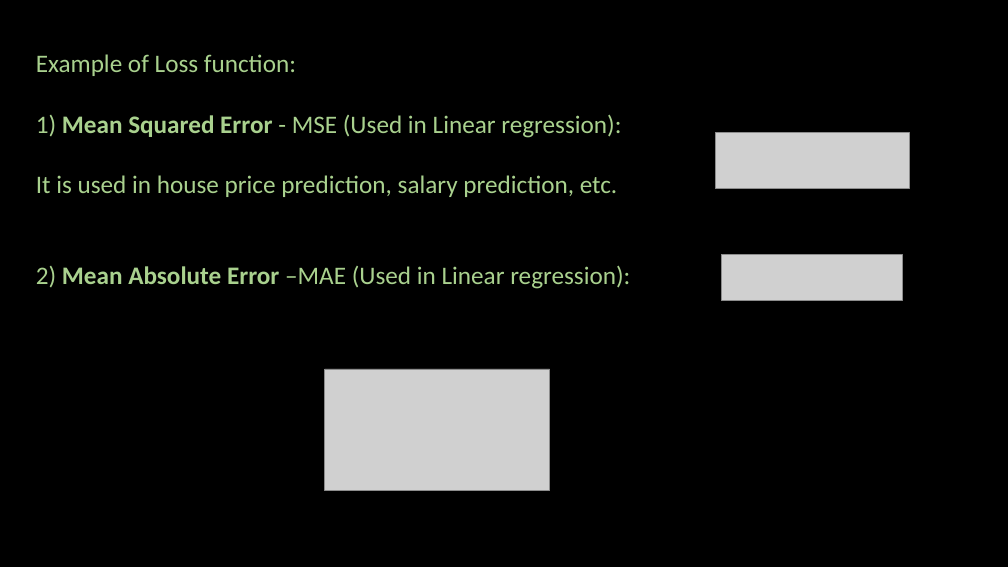
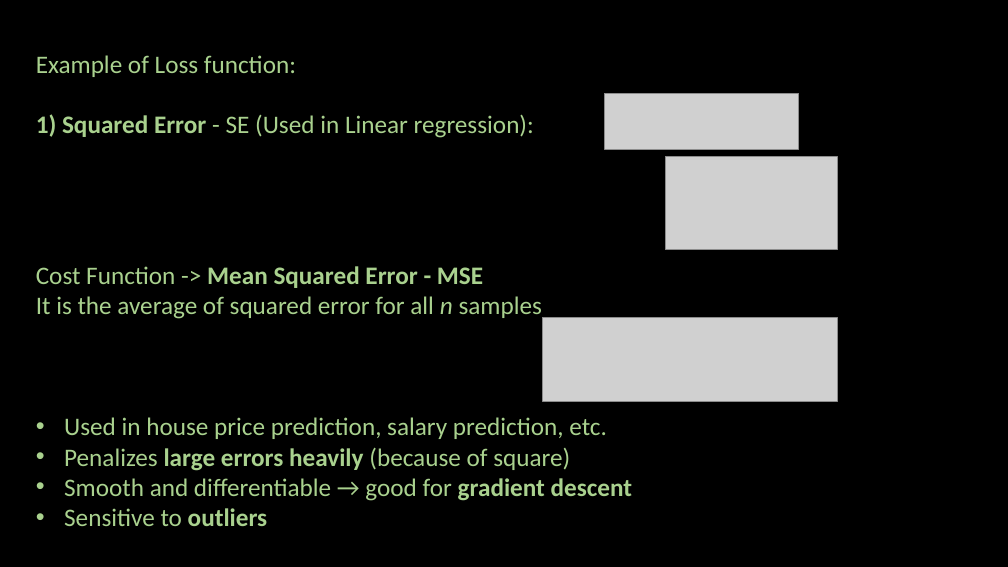
Before and after one commit to ash322ash422/youtube, a slide deck: slide 3 of tutorial_machine_learning/3_model_improvement_and_optimization/lossFunction-costFunction/loss-function-cost-function.pptx. Drawn at 1008x567 pixels with LibreOffice and Linux fonts; fonts in the diff are those of the drawing; grey boxes stand for pictures; background and template pictures are left out. Boxes give left, top, right and bottom in pixels: in the first picture for what was removed or moved away, otherwise in the second. Text is boxed around its words. In the diff, an @@ line names an element or a change of style, - is before the commit and + after.

```diff
--- a/tutorial_machine_learning/3_model_improvement_and_optimization/lossFunction-costFunction/loss-function-cost-function.pptx
+++ b/tutorial_machine_learning/3_model_improvement_and_optimization/lossFunction-costFunction/loss-function-cost-function.pptx
@@ text at box(36, 114, 632, 526): text changed @@
-1) Mean Squared Error - MSE (Used in Linear regression):
-It is used in house price prediction, salary prediction, etc.
-2) Mean Absolute Error –MAE (Used in Linear regression):
+1) Squared Error - SE (Used in Linear regression):
+Cost Function -> Mean Squared Error - MSE
+It is the average of squared error for all n samples
+• Used in house price prediction, salary prediction, etc.
+• Penalizes large errors heavily (because of square)
+• Smooth and differentiable → good for gradient descent
+• Sensitive to outliers
@@ picture: place and size @@
-picture at box(715, 133, 910, 189)
+picture at box(605, 93, 799, 149)
@@ picture: place and size @@
-picture at box(324, 369, 550, 491)
+picture at box(665, 157, 837, 250)
@@ picture removed at box(721, 254, 902, 300) @@
@@ picture added at box(543, 318, 837, 402) @@
```
Also in this commit, not shown: 7 other slides changed, 7 slides added, 1 slide removed, 24 other files.
